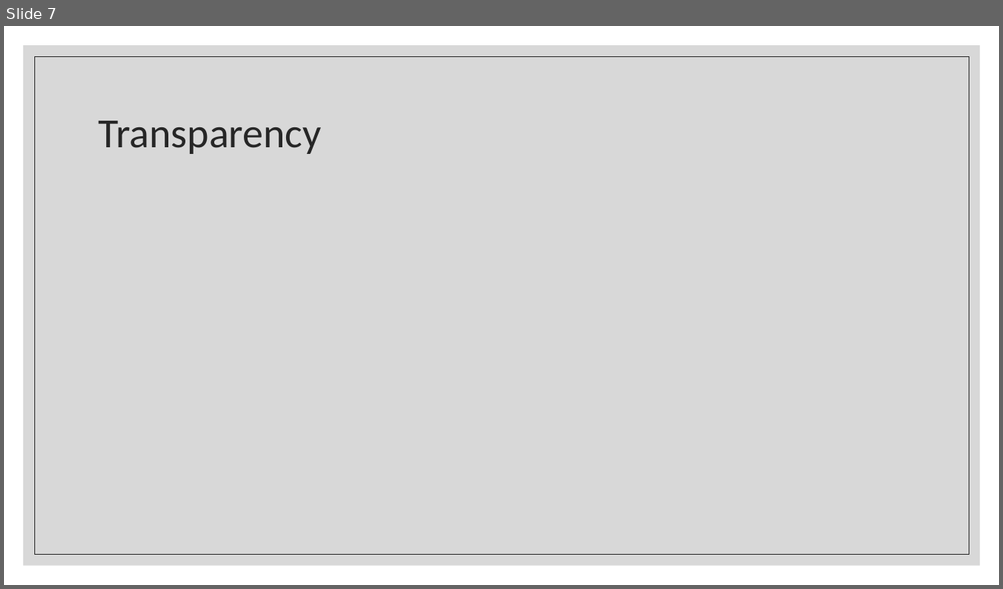
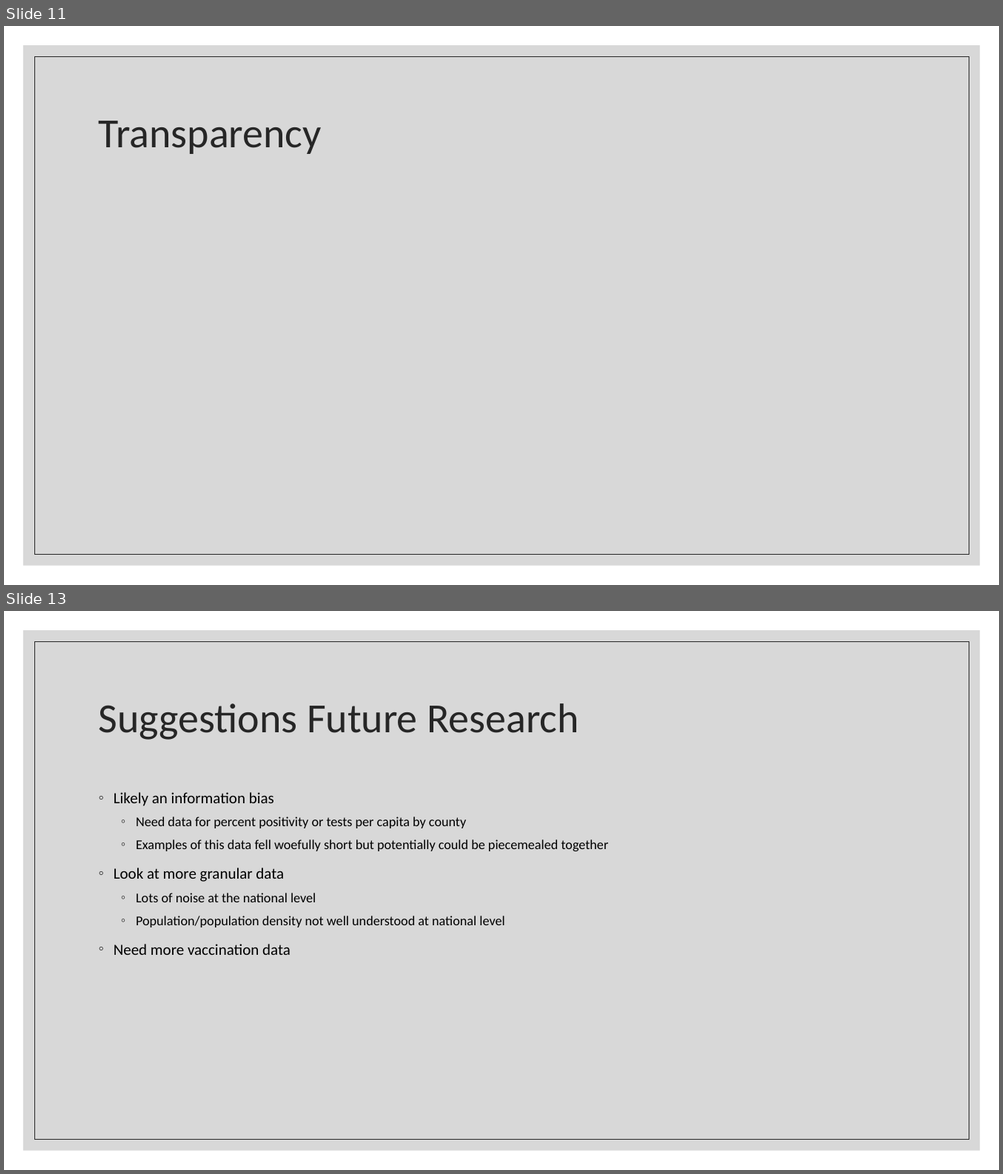
Before and after one commit to eclevela-1234/Covid-19-in-Europe, a slide deck: Covid-19 Presentation Team GEM.pptx. Shown one above the other, each under a label of ours: slide 7 before the commit, slides 11 and 13 after it; the slides between them are not shown. The pictures are 1003x589 and 1003x1174 pixels, drawn with LibreOffice and Linux fonts; fonts in the diff are those of the drawing. Boxes give left, top, right and bottom in pixels: in the first picture for what was removed or moved away, otherwise in the second. Text is boxed around its words. In the diff, an @@ line names an element or a change of style, - is before the commit and + after.

```diff
--- a/Covid-19 Presentation Team GEM.pptx
+++ b/Covid-19 Presentation Team GEM.pptx
@@ slide 13 added at (x1=4, y1=611, x2=999, y2=1170), background #FFFFFF; not listed: 2 template elements that a slide beside it also shows @@
@@ title added at (x1=99, y1=703, x2=578, y2=740), 40 pt, text #262626 @@
+Suggestions Future Research
@@ text added at (x1=114, y1=792, x2=609, y2=955), 13 pt, text #000000 @@
+◦ Likely an information bias
+  ◦ Need data for percent positivity or tests per capita by county
+  ◦ Examples of this data fell woefully short but potentially could be piecemealed together
+◦ Look at more granular data
+  ◦ Lots of noise at the national level
+  ◦ Population/population density not well understood at national level
+◦ Need more vaccination data
@@ what was slide 7 is now slide 11 @@
```
Also in this commit, not shown: 1 slide changed, 5 other slides added.
